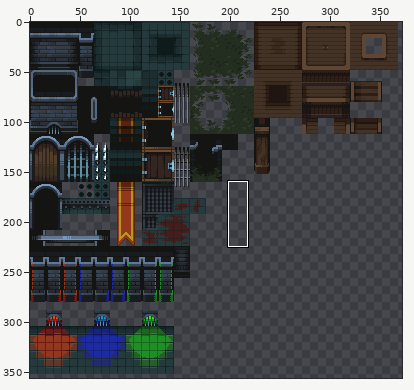
Sprite sheet, stored at Assets/Textures/Tilesets/Dungeon_Tiles.png. The first picture is a wide view before the edit; the outline marks the close-up.
Close-up. As it was:
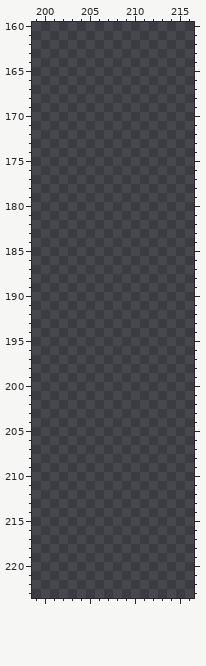
The file is 400x400 pixels. Colours within 5 levels of each other are drawn and written as one. Shown: x 199..216, y 160..223. The wide view leaves out empty margins.
The same view after the edit:
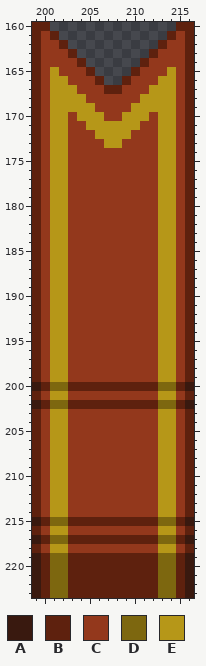
Palette (. is transparent): A #39190f  B #5e210e  C #93381c  D #7d670f  E #b69718
From old to new:
@@ x 199..216 @@
-160 ..................
-161 ..................
-162 ..................
-163 ..................
-164 ..................
-165 ..................
-166 ..................
-167 ..................
-168 ..................
-169 ..................
-170 ..................
-171 ..................
-172 ..................
-173 ..................
-174 ..................
-175 ..................
-176 ..................
-177 ..................
-178 ..................
-179 ..................
-180 ..................
-181 ..................
-182 ..................
-183 ..................
-184 ..................
-185 ..................
-186 ..................
-187 ..................
-188 ..................
-189 ..................
-190 ..................
-191 ..................
-192 ..................
-193 ..................
-194 ..................
-195 ..................
-196 ..................
-197 ..................
-198 ..................
-199 ..................
-200 ..................
-201 ..................
-202 ..................
-203 ..................
-204 ..................
-205 ..................
-206 ..................
-207 ..................
-208 ..................
-209 ..................
-210 ..................
-211 ..................
-212 ..................
-213 ..................
-214 ..................
-215 ..................
-216 ..................
-217 ..................
-218 ..................
-219 ..................
-220 ..................
-221 ..................
-222 ..................
-223 ..................
+160 BB..............BB
+161 BCB............BCB
+162 BCCB..........BCCB
+163 BCCCB........BCCCB
+164 BCCCCB......BCCCCB
+165 BCECCCB....BCCCECB
+166 BCEECCCB..BCCCEECB
+167 BCEEECCCBBCCCEEECB
+168 BCEEEECCCCCCEEEECB
+169 BCEEEEECCCCEEEEECB
+170 BCEECEEECCEEECEECB
+171 BCEECCEEEEEECCEECB
+172 BCEECCCEEEECCCEECB
+173 BCEECCCCEECCCCEECB
+174 BCEECCCCCCCCCCEECB
+175 BCEECCCCCCCCCCEECB
+176 BCEECCCCCCCCCCEECB
+177 BCEECCCCCCCCCCEECB
+178 BCEECCCCCCCCCCEECB
+179 BCEECCCCCCCCCCEECB
+180 BCEECCCCCCCCCCEECB
+181 BCEECCCCCCCCCCEECB
+182 BCEECCCCCCCCCCEECB
+183 BCEECCCCCCCCCCEECB
+184 BCEECCCCCCCCCCEECB
+185 BCEECCCCCCCCCCEECB
+186 BCEECCCCCCCCCCEECB
+187 BCEECCCCCCCCCCEECB
+188 BCEECCCCCCCCCCEECB
+189 BCEECCCCCCCCCCEECB
+190 BCEECCCCCCCCCCEECB
+191 BCEECCCCCCCCCCEECB
+192 BCEECCCCCCCCCCEECB
+193 BCEECCCCCCCCCCEECB
+194 BCEECCCCCCCCCCEECB
+195 BCEECCCCCCCCCCEECB
+196 BCEECCCCCCCCCCEECB
+197 BCEECCCCCCCCCCEECB
+198 BCEECCCCCCCCCCEECB
+199 BCEECCCCCCCCCCEECB
+200 ABDDBBBBBBBBBBDDBA
+201 BCEECCCCCCCCCCEECB
+202 ABDDBBBBBBBBBBDDBA
+203 BCEECCCCCCCCCCEECB
+204 BCEECCCCCCCCCCEECB
+205 BCEECCCCCCCCCCEECB
+206 BCEECCCCCCCCCCEECB
+207 BCEECCCCCCCCCCEECB
+208 BCEECCCCCCCCCCEECB
+209 BCEECCCCCCCCCCEECB
+210 BCEECCCCCCCCCCEECB
+211 BCEECCCCCCCCCCEECB
+212 BCEECCCCCCCCCCEECB
+213 BCEECCCCCCCCCCEECB
+214 BCEECCCCCCCCCCEECB
+215 ABDDBBBBBBBBBBDDBA
+216 BCEECCCCCCCCCCEECB
+217 ABDDBBBBBBBBBBDDBA
+218 BCEECCCCCCCCCCEECB
+219 ABDDBBBBBBBBBBDDBA
+220 ABDDBBBBBBBBBBDDBA
+221 ABDDBBBBBBBBBBDDBA
+222 ABDDBBBBBBBBBBDDBA
+223 ABDDBBBBBBBBBBDDBA
Changed places in both close-ups, as pixel boxes (x1, y1, x2, y2):
added: (32, 22, 194, 598)
